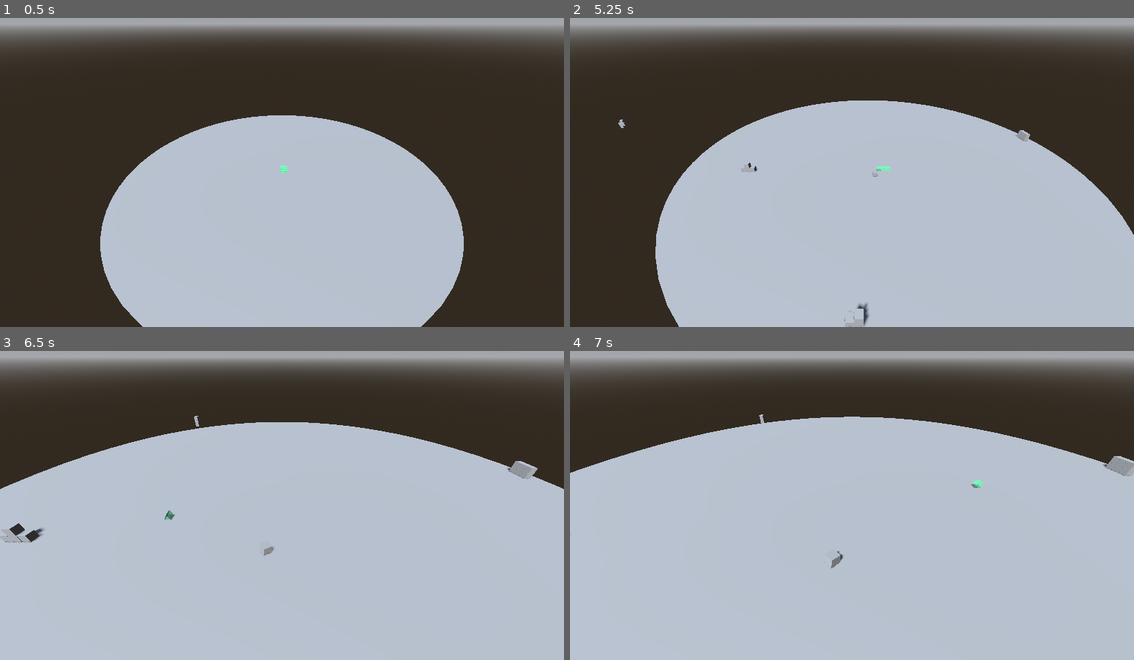
Above: before the commit, frames 1-4 (two rows, left to right).
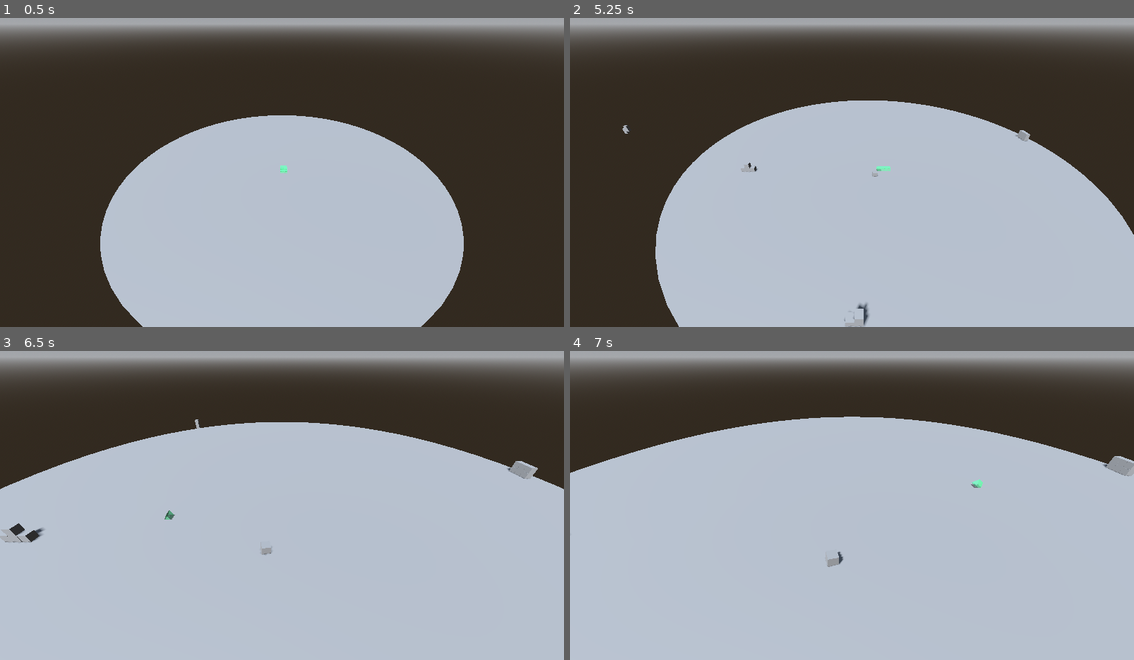
Above: after the commit, the same moments.

Repository: tbra/stackfall
Game: Godot game, scene res://game/Main.tscn
Same seed, same stepped clock (60 frames per second), same inputs: the game is played once before the commit and once after it.
Inputs (mouse positions are in pixels of both pictures, inside the frame that each line leads up to):
- Up to frame 1 (0.5 s): no input
- Up to frame 2 (5.25 s): tap Enter at 0.5 s; move the mouse to (976, 153) at 0.52 s; hold ] (rotate_roll_right) 0.53-1.25 s; hold Space (camera_modifier) 0.53-1.25 s; click (976, 153) at 0.67 s; tap Home (rotate_reset) at 1.25, 2, 3.5, 5 s; drag from (739, 184) to (823, 231) at 1.27 s; move the mouse to (908, 98) at 2.02 s; hold ] (rotate_roll_right) 2.03-2.75 s; hold Down (camera_pan_back) 2.03-2.75 s; drag from (823, 231) to (682, 119) at 2.77 s; move the mouse to (1021, 215) at 3.52 s; hold [ (rotate_roll_left) 3.53-4.25 s; hold Left (camera_pan_left) 3.53-4.25 s; drag from (682, 119) to (767, 89) at 4.27 s; move the mouse to (880, 169) at 5.02 s; hold [ (rotate_roll_left) from 5.03 s (still down); hold 2 (camera_snap_goal) from 5.03 s (still down); click (880, 169) at 5.17 s
- Up to frame 3 (6.5 s): release [ (rotate_roll_left) at 5.75 s; release 2 (camera_snap_goal) at 5.75 s; tap Home (rotate_reset) at 5.75 s; drag from (197, 422) to (169, 517) at 5.77 s
- Up to frame 4 (7 s): move the mouse to (976, 486) at 6.52 s; hold ] (rotate_roll_right) from 6.53 s (still down); hold Z (camera_zoom_in) from 6.53 s (still down)

Frame 1 is identical in both runs. In frame 2, less than 0.1% of the frame differs, in the area x 8-82%, y 32-52%; in frame 3, less than 0.1%; in frame 4, 0.1%, in the area x 33-100%, y 20-71%.

Commit message:
M1 physics: fix the tower solver instead of damping blocks into place
The 40-cube tower benchmark only passed because blocks carried linear and
angular damping of 4.0. That capped a falling block at g/damp = 2.5 m/s, so
blocks drifted down like feathers - the opposite of spec 1.6's "real sense of
weight and balance".

Damping was never the fix. Jolt's velocity solver is Gauss-Seidel: one
iteration propagates a contact impulse across roughly one contact, so an
N-cube column needs about 4-5N iterations before the support force is
distributed through the whole chain. At 20 iterations a 40-contact column
never converges; every block keeps a residual velocity, the stack never gets
under Jolt's sleep threshold, and above ~15 blocks the residual feeds a lean
that grows at sqrt(3g/2L) until the tower topples. Damping of 4.0 did not
stabilise that - it slowed the topple ~7x, which was just enough for Jolt to
put the tower to sleep first.

Measured (40 cubes, 60 s, tests/bench/bench_tower.tscn):

  velocity_steps   damping   max top drift   asleep at
  20               0.1/0.1   topples         -
  20               4.0/4.0   passes          ~8 s
  96               0.3/0.3   topples         -
  160              0.3/0.3   0.55 m          41.7 s
  192              0.1/0.1   0.024 m         0.52 s
  192              0.0/0.0   0.024 m         0.52 s

So: velocity_steps 20 -> 192, position_steps back to spec 3.5's starting 4
(raising it to 80 changed the benchmark by nothing - the stack never
penetrates past penetration_slop), and per-block damping back to Godot's
default 0.1, which caps terminal fall speed at 98 m/s rather than 2.5.

Also sets the damp modes to REPLACE so the PhysicsTuning number is the real
damping rather than being added to the project default.

Cost, on bench_rain's 300-block worst case: ~2.8 ms -> ~5.0 ms per physics
step against spec 3.5's 8.33 ms budget. Still passing, headroom ~3x -> ~1.6x.

Co-Authored-By: Claude Fable 5.1 <noreply@anthropic.com>

Diff:
--- a/config/PhysicsTuning.gd
+++ b/config/PhysicsTuning.gd
@@ -16,24 +16,36 @@
 ## Block physics material.
 @export var block_friction: float = 0.8
 @export var block_bounce: float = 0.05
-## DECISION (config/PhysicsTuning.gd): spec 2.4 doesn't specify body damping.
-## A perfectly aligned single-file column of unit cubes (the M1 acceptance
-## criterion's 30-block tower, and the 40-block bench_tower) turned out to be
-## a very lightly damped system: with Godot/Jolt's project-default 0.1
-## linear/angular damping it develops a slow bending oscillation that grows
-## over several seconds until the tower topples, even with extra Jolt solver
-## iterations (see tools/bootstrap_project.gd's velocity_steps/position_steps
-## comment). Explicit per-block damping fixes it. Also worth knowing: Jolt
-## sleeps a whole connected stack together, not body by body, so one lightly
-## vibrating block near the top of a tall tower can keep every block below it
-## awake too — that drove the damping value up further than the drift alone
-## would have suggested. Found empirically against Jolt's actual sleep
-## threshold (physics/jolt_physics_3d/simulation/sleep_velocity_threshold,
-## 0.03 m/s by default) rather than the sleep_linear/angular_threshold fields
-## below, which describe the settled-block/influence rule from spec 2.2 and
-## aren't Jolt engine settings. See tests/unit/test_tower_placement.gd.
-@export var block_linear_damp: float = 4.0
-@export var block_angular_damp: float = 4.0
+## DECISION (config/PhysicsTuning.gd): spec 2.4 doesn't specify body damping,
+## so blocks use Godot's project-default 0.1 and nothing more. Damping is
+## deliberately NOT used to hold towers up.
+##
+## An earlier M1 revision set both of these to 4.0 because a 40-cube column
+## would otherwise lean over and collapse. That was treating the symptom. The
+## cause was Jolt's velocity solver running too few iterations to distribute
+## the support force through a 40-contact chain (see the long comment on
+## velocity_steps in tools/bootstrap_project.gd). The leftover per-block
+## velocity kept the stack above Jolt's sleep threshold, and above roughly 15
+## blocks it fed a lean that grew at the free inverted-pendulum rate until the
+## tower fell. Damping of 4.0 did not stabilise that - it just slowed the
+## topple by about 7x, which was enough for Jolt to put the tower to sleep
+## before it fell over.
+##
+## The price was game feel. Spec 1.6 says the original's appeal was "a real
+## sense of weight and balance", and linear damping of 4.0 caps a falling
+## block at g/damp = 2.5 m/s, so blocks floated down like feathers. With the
+## solver fixed, the 40-cube benchmark passes at zero damping (max top drift
+## 24 mm, asleep at 0.52 s), so 0.1 here is insurance, not structure: it caps
+## terminal velocity at 98 m/s, i.e. free fall for anything this game drops.
+##
+## Worth knowing either way: Jolt sleeps a whole connected island together,
+## not body by body, so one vibrating block near the top of a tower keeps
+## every block below it awake too. These are also NOT the same numbers as the
+## sleep_linear/angular_threshold fields below, which describe spec 2.2's
+## settled-block/influence rule and aren't engine settings.
+## See tests/unit/test_tower_placement.gd and tests/bench/bench_tower.gd.
+@export var block_linear_damp: float = 0.1
+@export var block_angular_damp: float = 0.1
 
 ## -- Field (spec 2.1, 3.5) ---------------------------------------------------
 @export var disk_friction: float = 0.9
--- a/config/physics_tuning.tres
+++ b/config/physics_tuning.tres
@@ -9,8 +9,8 @@
 cube_mass = 1.0
 block_friction = 0.8
 block_bounce = 0.05
-block_linear_damp = 4.0
-block_angular_damp = 4.0
+block_linear_damp = 0.1
+block_angular_damp = 0.1
 disk_friction = 0.9
 kill_plane_y = -40.0
 hover_height = 0.3
--- a/game/BlockFactory.gd
+++ b/game/BlockFactory.gd
@@ -21,6 +21,13 @@
 	material.bounce = tuning.block_bounce
 	block.physics_material_override = material
 	block.mass = tuning.cube_mass * maxf(float(shape.cells.size()), 1.0)
+	# DECISION (game/BlockFactory.gd): RigidBody3D's damp modes default to
+	# COMBINE, which ADDS the body's value to physics/3d/default_linear_damp.
+	# REPLACE makes the PhysicsTuning number the actual damping, so the
+	# terminal fall velocity quoted in PhysicsTuning.gd (g / damp) is the real
+	# one and doesn't silently change if a project default is edited.
+	block.linear_damp_mode = RigidBody3D.DAMP_MODE_REPLACE
+	block.angular_damp_mode = RigidBody3D.DAMP_MODE_REPLACE
 	block.linear_damp = tuning.block_linear_damp
 	block.angular_damp = tuning.block_angular_damp
 
--- a/project.godot
+++ b/project.godot
@@ -227,6 +227,6 @@
 [physics]
 
 3d/physics_engine="Jolt Physics"
-jolt_physics_3d/simulation/velocity_steps=20
-jolt_physics_3d/simulation/position_steps=10
+jolt_physics_3d/simulation/velocity_steps=192
+jolt_physics_3d/simulation/position_steps=4
 common/physics_interpolation=true
--- a/tests/unit/test_project_setup.gd
+++ b/tests/unit/test_project_setup.gd
@@ -90,19 +90,38 @@
 
 func test_jolt_solver_iterations_match_spec() -> void:
 	# Spec 3.5: "Start at 10 and 4, and tune using a benchmark scene with a
-	# 40-block tower." M1's tower benchmark needed more: at 10/4 a perfectly
-	# aligned 30+ cube column develops a slow bending oscillation that grows
-	# until it topples (see PhysicsTuning.block_linear_damp's DECISION
-	# comment for the full story). 20/10 plus per-block damping settles it.
+	# 40-block tower." Position stayed at 4 (raising it to 80 changed the
+	# benchmark by nothing). Velocity had to go to 192, because Jolt's
+	# Gauss-Seidel velocity solver propagates a contact impulse across roughly
+	# one contact per iteration, so an N-cube column needs about 4-5N
+	# iterations before the support force is distributed through the whole
+	# chain. Under that, every block keeps a residual velocity, the stack
+	# never sleeps, and above ~15 blocks it leans until it topples. See the
+	# long comment in tools/bootstrap_project.gd for the measurements.
 	assert_eq(
 		int(ProjectSettings.get_setting("physics/jolt_physics_3d/simulation/velocity_steps", 0)),
-		20,
-		"M1's 40-block tower benchmark needed 20 velocity iterations (see tools/bootstrap_project.gd)."
+		192,
+		"A 40-cube column needs ~4-5x its height in velocity iterations (see tools/bootstrap_project.gd)."
 	)
 	assert_eq(
 		int(ProjectSettings.get_setting("physics/jolt_physics_3d/simulation/position_steps", 0)),
-		10,
-		"M1's 40-block tower benchmark needed 10 position iterations (see tools/bootstrap_project.gd)."
+		4,
+		"Spec 3.5's starting position iteration count; the tower benchmark gave no reason to raise it."
+	)
+
+
+func test_blocks_are_not_damped_into_stability() -> void:
+	# Guard rail for spec 1.6's "real sense of weight and balance": towers are
+	# held up by solver convergence, not by damping. Linear damping caps a
+	# falling block at g / damp, so anything much above 0.3 makes blocks float
+	# down. See config/PhysicsTuning.gd's DECISION comment.
+	var tuning: PhysicsTuning = load("res://config/physics_tuning.tres")
+	assert_lt(
+		tuning.block_linear_damp, 0.31,
+		"Linear damping of %.2f caps terminal fall speed at %.1f m/s; blocks would float." % [
+			tuning.block_linear_damp,
+			ProjectSettings.get_setting("physics/3d/default_gravity", 9.8) / maxf(tuning.block_linear_damp, 0.001),
+		]
 	)
 
 
--- a/tools/bootstrap_project.gd
+++ b/tools/bootstrap_project.gd
@@ -42,16 +42,50 @@
 		# Spec 3.5 - physics tuning.
 		"physics/common/physics_ticks_per_second": 60,
 		"physics/common/physics_interpolation": true,
-		# Jolt solver iterations. Spec 3.5 starting point was 10/4 (velocity
-		# defaults to 10, position defaults to 2); M1's 40-block tower
-		# benchmark needed more. At 10/4 a perfectly aligned tall column of
-		# unit cubes develops a slow bending oscillation that grows over
-		# several seconds until it topples. 20/10 plus explicit per-block
-		# damping (config/PhysicsTuning.gd block_linear_damp/angular_damp)
-		# settles a 40-block tower asleep in well under 10 s. See
-		# tests/unit/test_project_setup.gd and test_tower_placement.gd.
-		"physics/jolt_physics_3d/simulation/velocity_steps": 20,
-		"physics/jolt_physics_3d/simulation/position_steps": 10,
+		# Jolt solver iterations. Spec 3.5: "Start at 10 and 4, and tune using
+		# a benchmark scene with a 40-block tower." The position count is
+		# still the spec's 4; the velocity count had to go much higher, and
+		# the reason is worth writing down because the number looks absurd.
+		#
+		# Jolt's velocity solver is iterative (Gauss-Seidel): each iteration
+		# propagates a contact impulse across roughly one contact. A column
+		# of N cubes is a chain of N contacts, and the bottom one carries N
+		# times the load of the top one, so the support force needs several
+		# full sweeps of the chain before it is distributed correctly.
+		# Measured on tests/bench/bench_tower.tscn, the iteration count a
+		# single-file column needs is about 4-5x its height:
+		#
+		#   height 15 -> converges at ~48    height 40 -> converges at ~192
+		#
+		# Below that the solver leaves a residual velocity in every block.
+		# The stack then never gets under Jolt's sleep velocity threshold, it
+		# rings indefinitely, and above ~15 blocks the residual feeds a lean
+		# that grows at sqrt(3g/2L) - the free inverted-pendulum rate - until
+		# the tower topples. Raising the iteration count removes the residual
+		# at the source: at 192 a 40-cube tower sags 12 mm on spawn and is
+		# asleep at 0.52 s (the earliest Jolt's 0.5 s sleep timer allows),
+		# with zero per-block damping. Earlier M1 revisions hid this behind
+		# linear damping of 4.0, which only slowed the topple enough for the
+		# tower to fall asleep first - and made blocks drift down like
+		# feathers. See config/PhysicsTuning.gd and test_project_setup.gd.
+		#
+		# Cost, measured on bench_rain (300 blocks all colliding at once, the
+		# worst case this project has): ~2.8 ms per physics step at the old
+		# 20/10, ~5.0 ms at 192/4, against spec 3.5's 8.33 ms budget for
+		# 120 fps. So it still passes, with the headroom cut from ~3x to
+		# ~1.6x. That is the real price of this setting and it is worth
+		# re-checking whenever bench_rain is touched. Settled towers sleep and
+		# cost nothing, and spec 3.5's stable-block freeze (blocks asleep for
+		# 20 s become freeze_mode = STATIC) will take more out of the solver
+		# again once it lands.
+		#
+		# DECISION: position_steps stays at the spec's starting 4. Raising it
+		# to 80 changed this benchmark's output by literally nothing (the
+		# stack never penetrates past penetration_slop, so the position
+		# solver has no work to do), so there is no evidence for spending
+		# more there.
+		"physics/jolt_physics_3d/simulation/velocity_steps": 192,
+		"physics/jolt_physics_3d/simulation/position_steps": 4,
 		# Bodies sleep after 0.5 s below threshold (spec 3.5, "Sleep").
 		"physics/jolt_physics_3d/simulation/sleep_time_threshold": 0.5,
 
